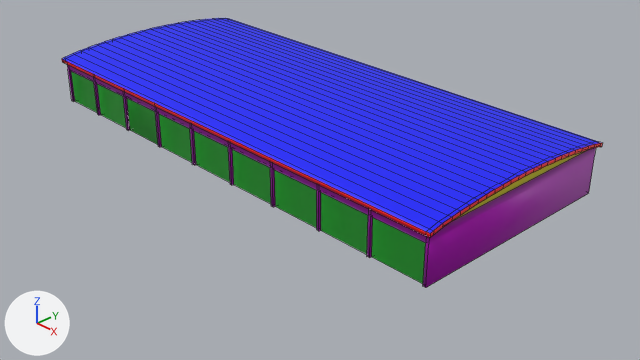
The Blender file media/models/EpkkTripleHangar/epkk_triple_hangar.blend as it was, and as the next commit left it.
Both versions are drawn from the file's camera 'Camera'. Every picture has the same lights, and +X, +Y and +Z are marked at lower left. Mesh edges are drawn as thin lines.
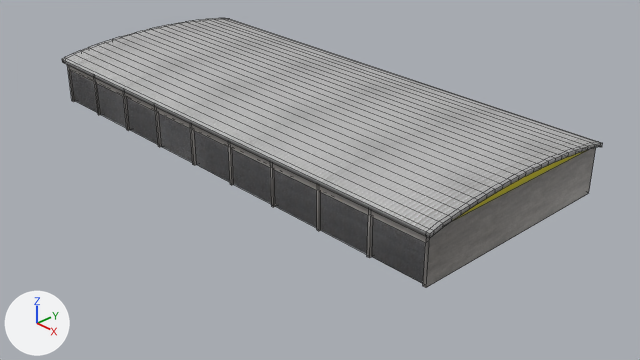
Commit message: Add the triple hangar model

Where the change shows, as pixel boxes [x1, y1, x2, y2] in the pictures (640 x 360 px):
'Cube', surface changed, recoloured, reshaped (blue to grey)
    both: [62, 18, 603, 287]
part 1 of me_cube_002, cut back
    both: [67, 65, 73, 101]
part 2 of me_cube_002, cut back
    both: [423, 148, 596, 287]
part 3 of me_cube_002, surface changed (blue to grey)
    both: [62, 18, 603, 284]

What changed in the scene script:
```text
Add img_epkktriplehangarroof_png:
    img_epkktriplehangarroof_png = load_image('EpkkTripleHangarRoof.png', 'textures/EpkkTripleHangarRoof.png', 1024, 1024, 'sRGB')
Add img_epkktriplehangargaragedoor_png:
    img_epkktriplehangargaragedoor_png = load_image('EpkkTripleHangarGarageDoor.png', 'textures/EpkkTripleHangarGarageDoor.png', 1024, 1024, 'sRGB')
Add img_epkktriplehangarwallscolor_jpg:
    img_epkktriplehangarwallscolor_jpg = load_image('EpkkTripleHangarWallsColor.jpg', 'textures/EpkkTripleHangarWallsColor.jpg', 2048, 2048, 'sRGB')
Change mat_walls:
    remove # nodes: BsdfPrincipled, OutputMaterial
    remove # colours: pink #c000ca
    nodes: BsdfPrincipled, Mix x2, OutputMaterial, RGB, TexImage, UVMap
    colours: white #e5e5e5, white #ffffff
    uses the picture img_epkktriplehangarwallscolor_jpg
Change mat_doors:
    remove # nodes: BsdfPrincipled, OutputMaterial
    remove # colours: green #43ff54
    nodes: BsdfPrincipled, Mix x2, OutputMaterial, RGB, TexImage, UVMap
    colours: white #ffffff
    uses the picture img_epkktriplehangargaragedoor_png
Change mat_edge:
    mat_edge.base_color: (1.0, 0.00442, 0.0) -> (0.241, 0.241, 0.241)  # red #ff0e00 -> grey #878787
Change mat_roof:
    remove # nodes: BsdfPrincipled, OutputMaterial
    remove # colours: blue #0010ff
    nodes: BsdfPrincipled, Mix x2, OutputMaterial, RGB, TexImage, UVMap
    colours: white #ffffff
    uses the picture img_epkktriplehangarroof_png
Change me_cube_002:
    used by ob_cube; location = (0.0, 0.0, 0.0)
    verts and faces of me_cube_002; kept vertices keep their numbers, new ones are numbered from 388
    before: 0 (-35.0, 15.0, 0.1), 1 (-35.0, -15.0, 6.4), 2 (-35.0, -15.0, 0.1) at pixel (71, 100), 7 (-35.0, 15.0, 6.4), 224 (-27.2, 15.0, 0.1)
    before: 233 (-35.0, 15.0, 5.1), 234 (-35.0, -15.0, 5.1) at pixel (67, 69), 286 (-19.8, -15.0, 0.1) at pixel (126, 129), 288 (-19.8, 15.0, 0.1), 291 (-27.6, 15.0, 0.1)
    before: 295 (-34.6, 15.0, 0.1), 296 (-34.6, -15.0, 6.4), 297 (-34.6, 15.0, 6.4), 298 (-34.6, -15.0, 5.1) at pixel (69, 70), 299 (-34.6, 15.0, 5.1)
    before: 306 (-27.6, -15.0, 0.1) at pixel (97, 114), 308 (-34.6, -15.0, 0.1) at pixel (73, 101), 309 (-27.2, -15.0, 0.1) at pixel (98, 115), 328 (-27.2, -14.7, 0.1) at pixel (100, 114), 346 (-19.8, -14.7, 0.1) at pixel (128, 129)
    before: 348 (-34.6, -14.7, 0.1) at pixel (74, 101), 349 (-27.6, -14.7, 0.1), 367 (-27.2, 14.7, 0.1), 386 (-27.6, 14.7, 0.1), 387 (-34.6, 14.7, 0.1)
    remove me_cube_002.from_pydata(...)  # 388 vertices, 311 faces, 16 loose edges; spans x -35.5..35.5, y -15.5..15.5, z 0.1..8.1
    add me_cube_002.from_pydata(...)  # 384 vertices, 310 faces, 2 loose edges; spans x -35.5..35.5, y -15.5..15.5, z 0.1..8.1
    me_cube_002 part 1
    add delete_vertices([233, 234])  # with the faces that use them
    add delete_faces([(0, 295, 308, 2), (224, 309, 306, 291), (286, 346, 288)])
    add delete_edges([(224, 328), (291, 349), (295, 348)])
    add faces += [(1, 2, 308, 298, 296), (0, 2, 1, 7), (0, 295, 387, 348, 308, 2), (0, 7, 297, 299, 295), (224, 367, 328, 309, 306, 349, 386, 291)]  # mat_walls
    me_cube_002 part 2
    2 vertices are removed from x 35.0, y -15.0..15.0, z 5.1
    8 faces are deleted
    11 loose edges are deleted
    8 new faces join them, mat_walls
    me_cube_002 part 3: 297 kept faces spanning x -35.5..35.5, y -15.5..15.5, z 0.1..8.1 get new texture (UV) coordinates
```
